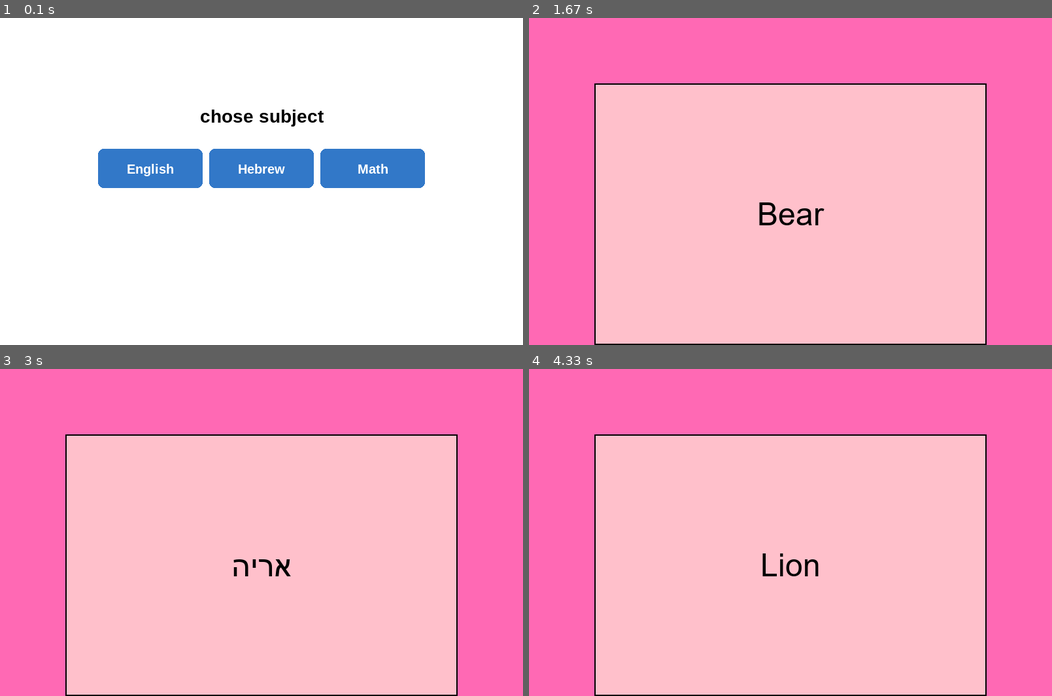
Above: before the commit, frames 1-4 (two rows, left to right).
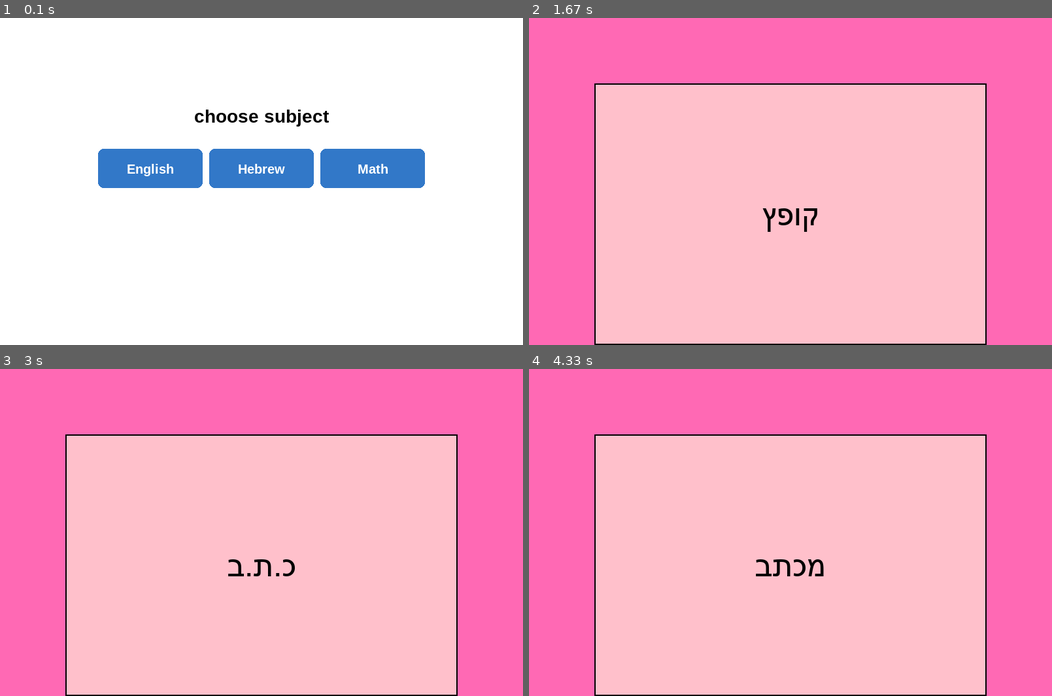
Above: after the commit, the same moments.

Repository: brachaaya/hakathon_project
Game: pygame game, started from start_screen.py
The game is run twice, just before and just after one commit, with the same random seed, the same clock (stepped at 60 frames per second) and the same inputs.
Inputs (mouse positions are in pixels of both pictures, inside the frame that each line leads up to):
- Up to frame 1 (0.1 s): no input
- Up to frame 2 (1.67 s): press the mouse at (790, 168) at 0.37 s; move the mouse to (853, 171) at 0.47 s; release the mouse at (910, 174) at 0.6 s; press the mouse at (675, 312) at 0.7 s; move the mouse to (722, 276) at 0.8 s; release the mouse at (769, 240) at 0.93 s; hold Esc 1-1.47 s; hold Right 1-1.47 s; move the mouse to (848, 210) at 1.03 s; press the mouse at (675, 312) at 1.53 s; move the mouse to (722, 217) at 1.63 s
- Up to frame 3 (3 s): release the mouse at (245, 476) at 1.77 s; hold Right 1.83-2.3 s; move the mouse to (397, 584) at 1.87 s; tap Space at 1.9, 2.2, 2.4, 2.7, 2.9 s; hold Right 2.33-2.8 s; hold Left from 2.83 s (still down)
- Up to frame 4 (4.33 s): tap Space at 3.2, 3.47, 3.77, 3.9, 4.2 s; release Left at 3.37 s; hold Left 3.4-3.8 s; hold Right from 3.83 s (still down)

The runs differ from the first frame. In frame 1, 0.5% of the frame differs, in the area x 37-63%, y 28-34%; in frame 2, 0.4%; in frame 3, 0.3%; in frame 4, 0.4%.

Commit message:
final commit

Diff:
--- a/consts.py
+++ b/consts.py
@@ -71,12 +71,12 @@
              "Fall" : "סתיו" ,
              "Winter" :  "חורף" ,
              "Spring" : "אביב" ,
-             "To cook" : "לבשל ",
-             "To bake" :  "לאפות" ,
-             "To move" : "לזוז" ,
-             "To see" : "לראות" ,
-             "To hear" : "לשמוע" ,
-             "To start" : "להתחיל" ,
+             "cook" : "בישול ",
+             "bake" :  "אפייה" ,
+             "move" : "לזוז" ,
+             "see" : "לראות" ,
+             "hear" : "לשמוע" ,
+             "start" : "התחלה" ,
              "Car":  "מכונית" ,
              "Bus" : "אוטובוס" ,
              "Train" : "רכבת" ,
--- /dev/null
+++ b/flashcards_hebrew.py
@@ -0,0 +1,128 @@
+import pygame
+import sys
+import consts
+import random
+# Initialize Pygame
+pygame.init()
+width, height = 800, 600
+screen = pygame.display.set_mode((width, height))
+pygame.display.set_caption("flashcards!")
+clock = pygame.time.Clock()
+fps = 30
+
+# Colors
+black, white = (0, 0, 0), (255, 255, 255)
+lightred, darkred = (255, 165, 145), (200, 50, 50)
+lightgrey, darkgrey = (200, 200, 200), (120, 120, 120)
+darklightblue, lightblue = (42, 129, 255), (126, 178, 255)
+
+PINK = (255, 105, 180)
+CARD_COLOR = (255, 192, 203)
+
+# Fonts
+font = pygame.font.Font("ARIAL.TTF", 48)
+
+def revese_words(values_string):
+    new_words = []
+    for i in values_string:
+        i = i[::-1]
+        new_words.append(i)
+    return new_words
+
+# Flashcard data builder
+def flash_card(new_dict):
+    flash_cards = []
+    keys_list = list(new_dict.keys())
+    new_keys= revese_words(keys_list)
+    values_list = list(new_dict.values())
+    new_values = revese_words(values_list)
+    for i in range(len(new_dict)):
+        flash_cards.append({"question": new_keys[i], "answer": new_values[i]})
+    return flash_cards
+
+def draw_card(question_text, answer_text, show_answer_side):
+    screen.fill(PINK)  # Background color
+
+    # Card rectangle
+    card_rect = pygame.Rect(100, 100, width - 200, height - 200)
+    pygame.draw.rect(screen, CARD_COLOR, card_rect)
+    pygame.draw.rect(screen, black, card_rect, 2)  # Border
+
+    # Text rendering
+    text_to_display = answer_text if show_answer_side else question_text
+    text_surface = font.render(text_to_display, True, black)
+    text_rect = text_surface.get_rect(center=card_rect.center)
+    screen.blit(text_surface, text_rect)
+
+    pygame.display.flip()
+
+def draw_text(text, size, color, center):
+    font2 = pygame.font.Font("freesansbold.ttf", size)
+    surf = font2.render(text, True, color)
+    rect = surf.get_rect(center=center)
+    screen.blit(surf, rect)
+    return rect
+
+def button(text, x, y, w, h, ic, ac, action=None):
+    mouse = pygame.mouse.get_pos()
+    click = pygame.mouse.get_pressed()
+    color = ac if (x < mouse[0] < x + w and y < mouse[1] < y + h) else ic
+    pygame.draw.rect(screen, color, (x, y, w, h))
+    draw_text(text, 25, white, (x + w // 2, y + h // 2))
+    if x < mouse[0] < x + w and y < mouse[1] < y + h:
+        if click[0] and action:
+            action()
+
+def main_menu():
+    menu_running = True
+
+    easy_flashcard = flash_card(consts.EASY_HEBREW_DICT)
+    hard_flashcard = flash_card(consts.HARD_HEBREW_DICT)
+    random.shuffle(easy_flashcard)
+    random.shuffle(hard_flashcard)
+
+    while menu_running:
+        screen.fill(white)
+        draw_text("Choose a level", 40, black, (width // 2, height // 2 - 150))
+
+        button("Easy", 150, 400, 150, 100, darkgrey, lightgrey,
+               lambda: start_flashcards(easy_flashcard))
+        button("Hard", 500, 400, 150, 100, darkgrey, lightgrey,
+               lambda: start_flashcards(hard_flashcard))
+
+        for event in pygame.event.get():
+            if event.type == pygame.QUIT:
+                pygame.quit()
+                sys.exit()
+
+        pygame.display.update()
+        clock.tick(fps)
+
+# ----------------- FLASHCARDS -----------------
+def start_flashcards(flashcards):
+    current_card_index = 0
+    show_answer = False
+    running = True
+    while running:
+        for event in pygame.event.get():
+            if event.type == pygame.QUIT:
+                pygame.quit()
+                sys.exit()
+            if event.type == pygame.KEYDOWN:
+                if event.key == pygame.K_SPACE:
+                    show_answer = not show_answer
+                elif event.key == pygame.K_RIGHT:
+                    current_card_index = (current_card_index + 1) % len(flashcards)
+                    show_answer = False
+                elif event.key == pygame.K_LEFT:
+                    current_card_index = (current_card_index - 1 + len(flashcards)) % len(flashcards)
+                    show_answer = False
+                elif event.key == pygame.K_ESCAPE:
+                    running = False  # חזרה לתפריט
+
+        current_card = flashcards[current_card_index]
+        draw_card(current_card["question"], current_card["answer"], show_answer)
+    main_menu()
+
+if __name__ == "__main__":
+    main_menu()
--- a/start_screen.py
+++ b/start_screen.py
@@ -1,4 +1,6 @@
 import pygame
+
+import flashcards_hebrew
 import hangman_try
 import flashcards
 # import memorygame
@@ -93,7 +95,7 @@
 
     if game_state == "main_menu":
         title_font = pygame.font.SysFont("Arial", 28, bold=True)
-        text = title_font.render("chose subject", True, BLACK)
+        text = title_font.render("choose subject", True, BLACK)
         text_rect = text.get_rect(center=(SCREEN_WIDTH // 2, 150))
         screen.blit(text, text_rect)
         if english_button.draw(screen):
@@ -111,7 +113,7 @@
 
     elif game_state == "game_menu":
         title_font = pygame.font.SysFont("Arial", 28, bold=True)
-        text = title_font.render(f"{selected_subject} - {selected_level} | choose game", True, BLACK)
+        text = title_font.render(f"{selected_subject} | choose game", True, BLACK)
         text_rect = text.get_rect(center=(SCREEN_WIDTH//2, 150))
         screen.blit(text, text_rect)
 
@@ -135,7 +137,10 @@
     elif game_state == "hangman":
         hangman_try.hangman()
     elif game_state == "flashcards":
-        flashcards.main_menu()
+        if selected_subject== "English":
+            flashcards.main_menu()
+        else:
+            flashcards_hebrew.main_menu()
 
 
     for event in pygame.event.get():
